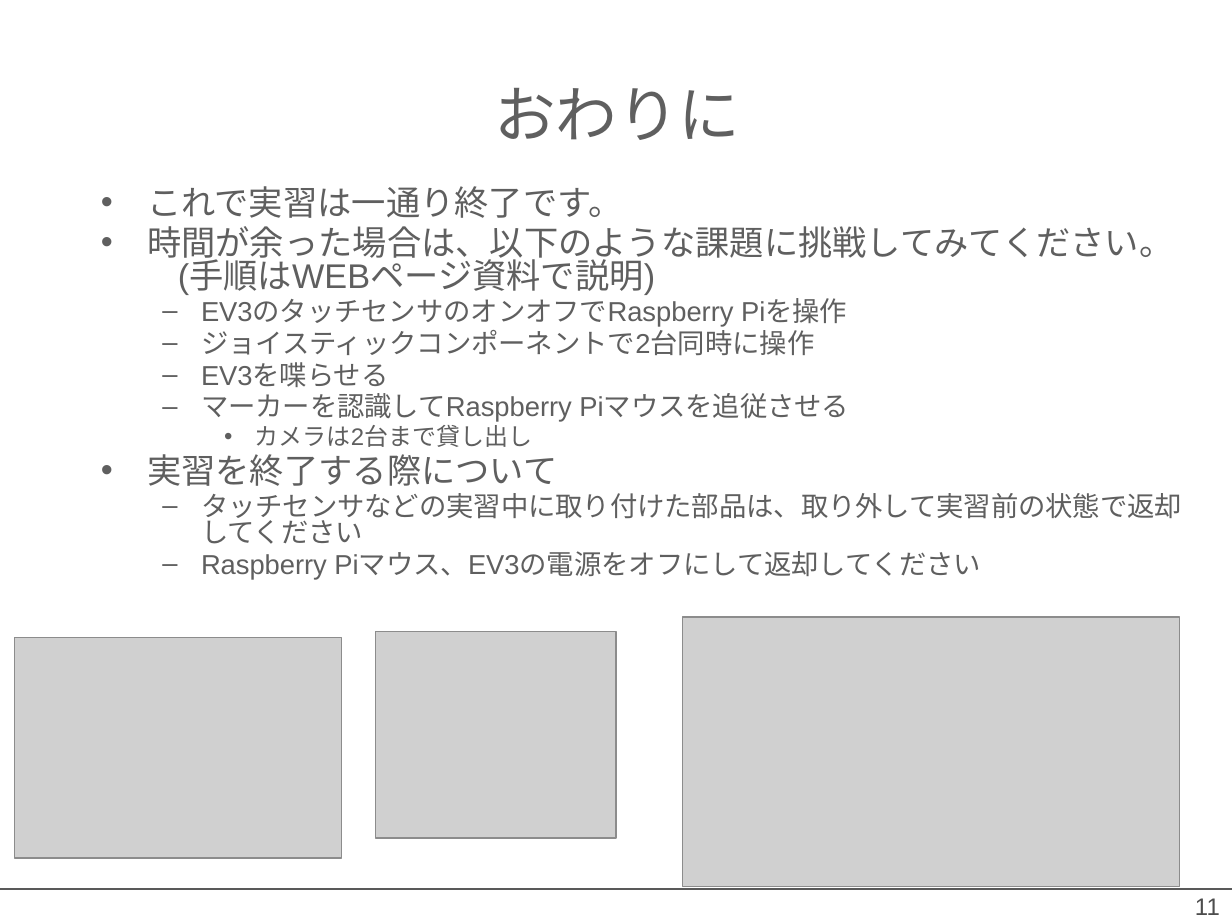
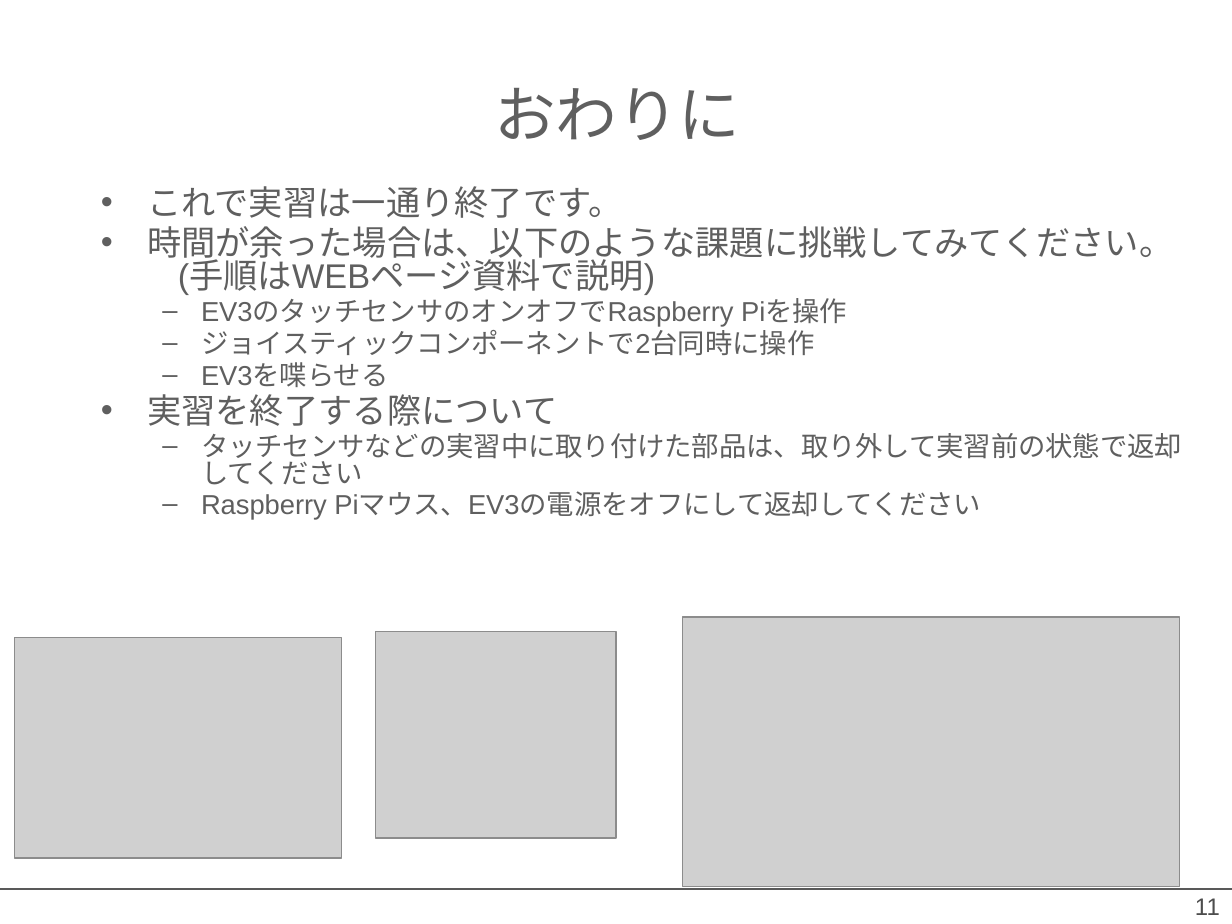
Before and after one commit to OpenRTM/RTM_Tutorial_JapanRobotWeek2018, a slide deck: slide 11 of ppt/JapanRobotWeek2018_講習会_3部.pptx. Drawn at 1232x924 pixels with LibreOffice and Linux fonts; fonts in the diff are those of the drawing; grey boxes stand for pictures; background and template pictures are left out. Boxes give left, top, right and bottom in pixels: in the first picture for what was removed or moved away, otherwise in the second. Text is boxed around its words. In the diff, an @@ line names an element or a change of style, - is before the commit and + after.

Commit message:
update ppt

```diff
--- a/ppt/JapanRobotWeek2018_講習会_3部.pptx
+++ b/ppt/JapanRobotWeek2018_講習会_3部.pptx
@@ text at (201, 393, 849, 447): paragraphs removed @@
-  – マーカーを認識してRaspberry Piマウスを追従させる
-    • カメラは2台まで貸し出し
```
Also in this commit, not shown: 3 other files.
